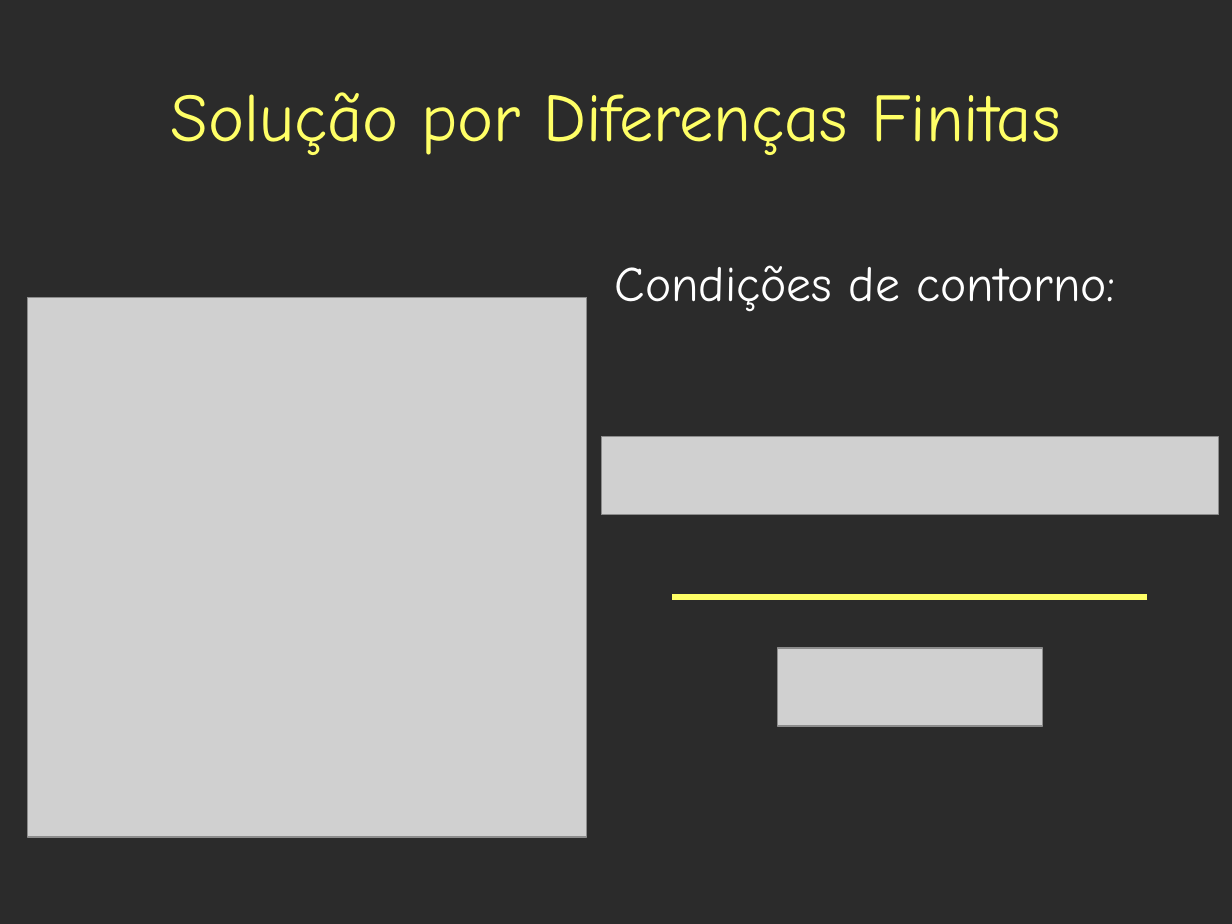
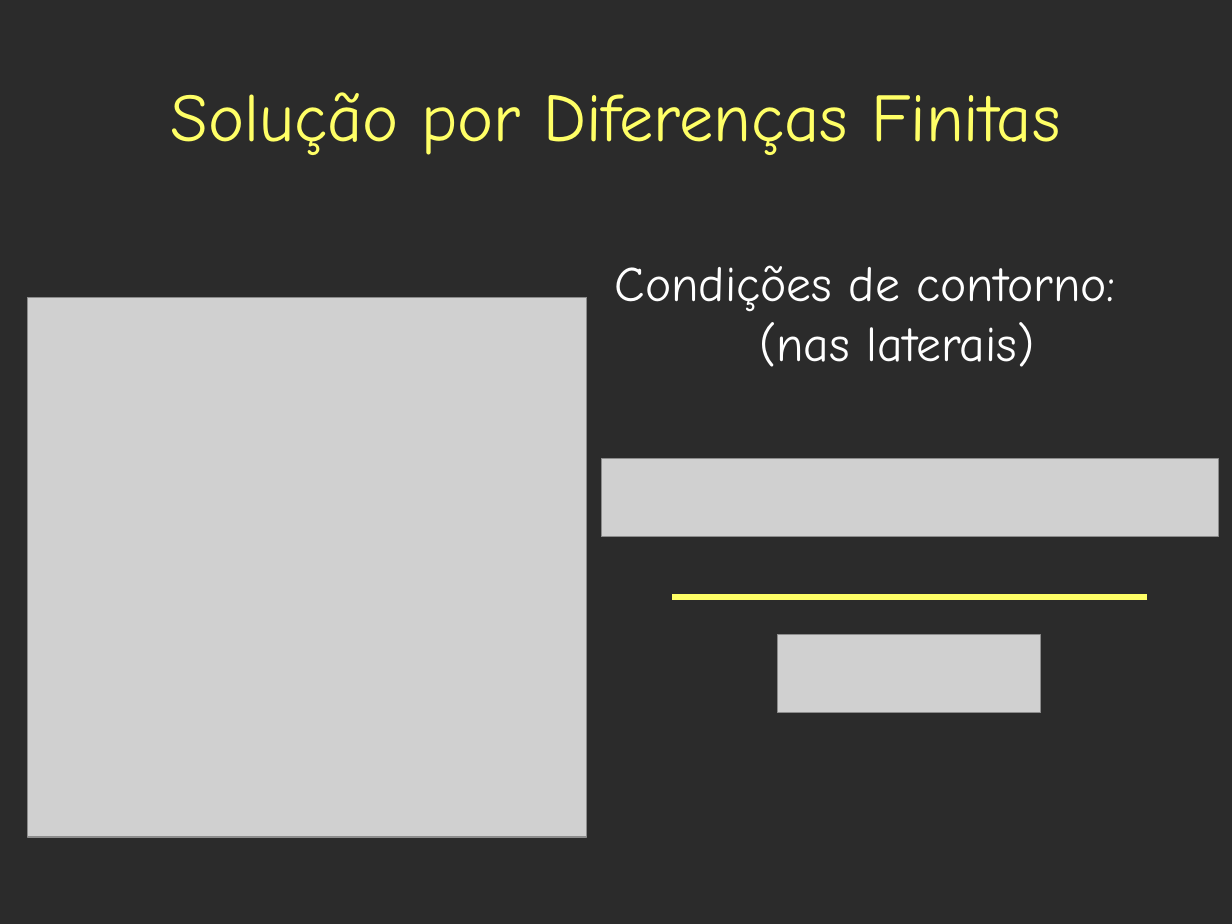
Before and after one commit to leouieda/geothermics, a slide deck: slide 20 of presentations/vba/vba.odp. Drawn at 1232x924 pixels with LibreOffice and Linux fonts; fonts in the diff are those of the drawing; grey boxes stand for pictures; background and template pictures are left out; a plain dark background stands for a picture behind light text. Boxes give left, top, right and bottom in pixels: in the first picture for what was removed or moved away, otherwise in the second. Text is boxed around its words. In the diff, an @@ line names an element or a change of style, - is before the commit and + after.

```diff
--- a/presentations/vba/vba.odp
+++ b/presentations/vba/vba.odp
@@ text added at box(759, 322, 1035, 367), 32 pt, text #FFFFFF @@
+(nas laterais)
@@ picture: place and size @@
-picture at box(601, 437, 1219, 515)
+picture at box(601, 458, 1219, 537)
@@ picture: place and size @@
-picture at box(778, 648, 1043, 727)
+picture at box(778, 635, 1041, 713)
```
Also in this commit, not shown: 3 other slides changed, 4 other files.
